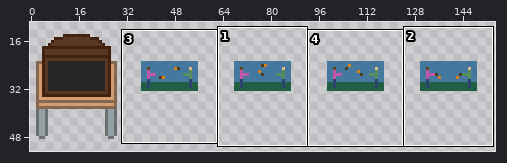
One commit to this sprite sheet: sprites/stations/television/tube/ns.png. The picture above shows the old version from afar; the outline marks the close-up.
Close-up. The starting point:
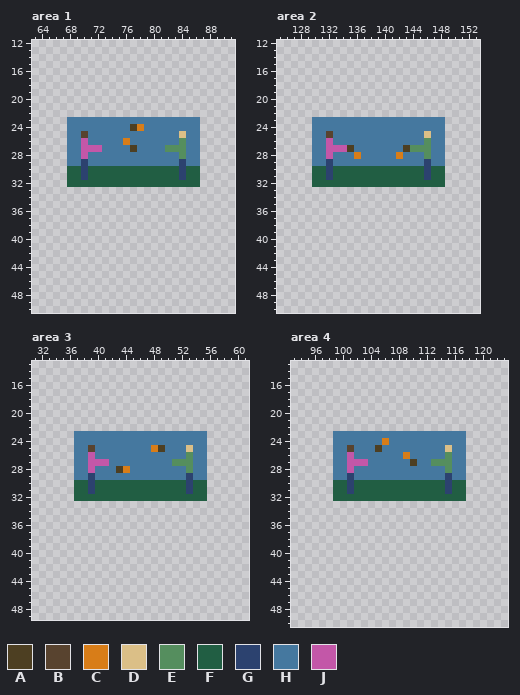
The file is 155x62 pixels. Shown: area 1: x 63..91, y 12..50; area 2: x 125..153, y 12..50; area 3: x 31..61, y 13..49; area 4: x 93..123, y 13..50. The old version is drawn lined up with the new one. The wide view leaves out empty margins.
Palette (. is transparent): A #4d3f22  B #58432f  C #d87d18  D #dbbf87  E #558e5e  F #215e43  G #2c426f  H #45789f  J #c357a8
Pixels before, area 1, first column x 68:
23 HHHHHHHHHHHHHHHHHHH
24 HHHHHHHHHACHHHHHHHH
25 HHBHHHHHHHHHHHHHDHH
26 HHJHHHHHCHHHHHHHEHH
27 HHJJJHHHHAHHHHEEEHH
28 HHJHHHHHHHHHHHHHEHH
29 HHGHHHHHHHHHHHHHGHH
30 FFGFFFFFFFFFFFFFGFF
31 FFGFFFFFFFFFFFFFGFF
32 FFFFFFFFFFFFFFFFFFF
Pixels before, area 2, first column x 130:
23 HHHHHHHHHHHHHHHHHHH
24 HHHHHHHHHHHHHHHHHHH
25 HHBHHHHHHHHHHHHHDHH
26 HHJHHHHHHHHHHHHHEHH
27 HHJJJAHHHHHHHAEEEHH
28 HHJHHHCHHHHHCHHHEHH
29 HHGHHHHHHHHHHHHHGHH
30 FFGFFFFFFFFFFFFFGFF
31 FFGFFFFFFFFFFFFFGFF
32 FFFFFFFFFFFFFFFFFFF
Pixels before, area 3, first column x 37:
23 HHHHHHHHHHHHHHHHHHH
24 HHHHHHHHHHHHHHHHHHH
25 HHBHHHHHHHHCAHHHDHH
26 HHJHHHHHHHHHHHHHEHH
27 HHJJJHHHHHHHHHEEEHH
28 HHJHHHACHHHHHHHHEHH
29 HHGHHHHHHHHHHHHHGHH
30 FFGFFFFFFFFFFFFFGFF
31 FFGFFFFFFFFFFFFFGFF
32 FFFFFFFFFFFFFFFFFFF
Pixels before, area 4, first column x 99:
23 HHHHHHHHHHHHHHHHHHH
24 HHHHHHHCHHHHHHHHHHH
25 HHBHHHAHHHHHHHHHDHH
26 HHJHHHHHHHCHHHHHEHH
27 HHJJJHHHHHHAHHEEEHH
28 HHJHHHHHHHHHHHHHEHH
29 HHGHHHHHHHHHHHHHGHH
30 FFGFFFFFFFFFFFFFGFF
31 FFGFFFFFFFFFFFFFGFF
32 FFFFFFFFFFFFFFFFFFF
After:
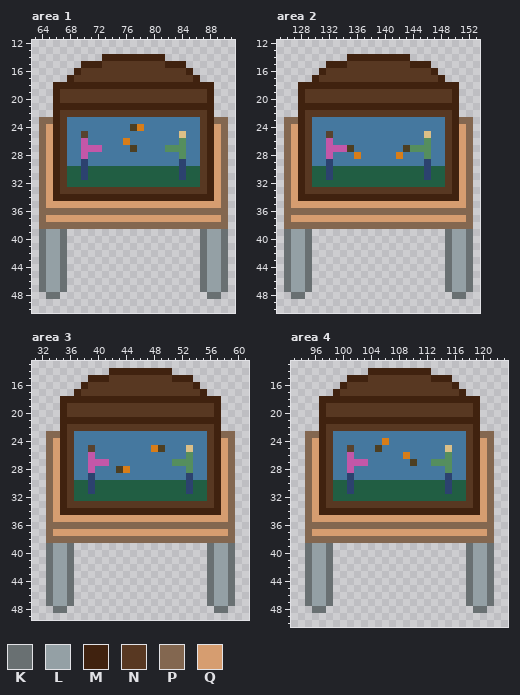
Colours new in this view: K #697072  L #94a0a5  M #40220f  N #583822  P #836750  Q #d69d70
The exact change:
whole drawing moved by +0,-11 (the old picture is shown already moved)
Changed rows in their new state; - is an unchanged pixel.
Area 1:
first column x 64:
14 ---------MMMMMMMMM---------
15 ------MMMNNNNNNNNNMMM------
16 -----MNNNNNNNNNNNNNNNM-----
17 ----MNNNNNNNNNNNNNNNNNM----
18 --MMMMMMMMMMMMMMMMMMMMMMM--
19 --MNNNNNNNNNNNNNNNNNNNNNM--
20 --MNNNNNNNNNNNNNNNNNNNNNM--
21 --MMMMMMMMMMMMMMMMMMMMMMM--
22 --MNNNNNNNNNNNNNNNNNNNNNM--
23 PPMN-------------------NMPP
24 PQMN-------------------NMQP
25 PQMN-------------------NMQP
26 PQMN-------------------NMQP
27 PQMN-------------------NMQP
28 PQMN-------------------NMQP
29 PQMN-------------------NMQP
30 PQMN-------------------NMQP
31 PQMN-------------------NMQP
32 PQMN-------------------NMQP
33 PQMNNNNNNNNNNNNNNNNNNNNNMQP
34 PQMMMMMMMMMMMMMMMMMMMMMMMQP
35 PQQQQQQQQQQQQQQQQQQQQQQQQQP
36 PPPPPPPPPPPPPPPPPPPPPPPPPPP
37 PQQQQQQQQQQQQQQQQQQQQQQQQQP
38 PPPPPPPPPPPPPPPPPPPPPPPPPPP
39 KLLK-------------------KLLK
40 KLLK-------------------KLLK
41 KLLK-------------------KLLK
42 KLLK-------------------KLLK
43 KLLK-------------------KLLK
44 KLLK-------------------KLLK
45 KLLK-------------------KLLK
46 KLLK-------------------KLLK
47 KLLK-------------------KLLK
48 -KK---------------------KK-
Area 2:
first column x 126:
14 ---------MMMMMMMMM---------
15 ------MMMNNNNNNNNNMMM------
16 -----MNNNNNNNNNNNNNNNM-----
17 ----MNNNNNNNNNNNNNNNNNM----
18 --MMMMMMMMMMMMMMMMMMMMMMM--
19 --MNNNNNNNNNNNNNNNNNNNNNM--
20 --MNNNNNNNNNNNNNNNNNNNNNM--
21 --MMMMMMMMMMMMMMMMMMMMMMM--
22 --MNNNNNNNNNNNNNNNNNNNNNM--
23 PPMN-------------------NMPP
24 PQMN-------------------NMQP
25 PQMN-------------------NMQP
26 PQMN-------------------NMQP
27 PQMN-------------------NMQP
28 PQMN-------------------NMQP
29 PQMN-------------------NMQP
30 PQMN-------------------NMQP
31 PQMN-------------------NMQP
32 PQMN-------------------NMQP
33 PQMNNNNNNNNNNNNNNNNNNNNNMQP
34 PQMMMMMMMMMMMMMMMMMMMMMMMQP
35 PQQQQQQQQQQQQQQQQQQQQQQQQQP
36 PPPPPPPPPPPPPPPPPPPPPPPPPPP
37 PQQQQQQQQQQQQQQQQQQQQQQQQQP
38 PPPPPPPPPPPPPPPPPPPPPPPPPPP
39 KLLK-------------------KLLK
40 KLLK-------------------KLLK
41 KLLK-------------------KLLK
42 KLLK-------------------KLLK
43 KLLK-------------------KLLK
44 KLLK-------------------KLLK
45 KLLK-------------------KLLK
46 KLLK-------------------KLLK
47 KLLK-------------------KLLK
48 -KK---------------------KK-
Area 3:
first column x 33:
14 ---------MMMMMMMMM---------
15 ------MMMNNNNNNNNNMMM------
16 -----MNNNNNNNNNNNNNNNM-----
17 ----MNNNNNNNNNNNNNNNNNM----
18 --MMMMMMMMMMMMMMMMMMMMMMM--
19 --MNNNNNNNNNNNNNNNNNNNNNM--
20 --MNNNNNNNNNNNNNNNNNNNNNM--
21 --MMMMMMMMMMMMMMMMMMMMMMM--
22 --MNNNNNNNNNNNNNNNNNNNNNM--
23 PPMN-------------------NMPP
24 PQMN-------------------NMQP
25 PQMN-------------------NMQP
26 PQMN-------------------NMQP
27 PQMN-------------------NMQP
28 PQMN-------------------NMQP
29 PQMN-------------------NMQP
30 PQMN-------------------NMQP
31 PQMN-------------------NMQP
32 PQMN-------------------NMQP
33 PQMNNNNNNNNNNNNNNNNNNNNNMQP
34 PQMMMMMMMMMMMMMMMMMMMMMMMQP
35 PQQQQQQQQQQQQQQQQQQQQQQQQQP
36 PPPPPPPPPPPPPPPPPPPPPPPPPPP
37 PQQQQQQQQQQQQQQQQQQQQQQQQQP
38 PPPPPPPPPPPPPPPPPPPPPPPPPPP
39 KLLK-------------------KLLK
40 KLLK-------------------KLLK
41 KLLK-------------------KLLK
42 KLLK-------------------KLLK
43 KLLK-------------------KLLK
44 KLLK-------------------KLLK
45 KLLK-------------------KLLK
46 KLLK-------------------KLLK
47 KLLK-------------------KLLK
48 -KK---------------------KK-
Area 4:
first column x 95:
14 ---------MMMMMMMMM---------
15 ------MMMNNNNNNNNNMMM------
16 -----MNNNNNNNNNNNNNNNM-----
17 ----MNNNNNNNNNNNNNNNNNM----
18 --MMMMMMMMMMMMMMMMMMMMMMM--
19 --MNNNNNNNNNNNNNNNNNNNNNM--
20 --MNNNNNNNNNNNNNNNNNNNNNM--
21 --MMMMMMMMMMMMMMMMMMMMMMM--
22 --MNNNNNNNNNNNNNNNNNNNNNM--
23 PPMN-------------------NMPP
24 PQMN-------------------NMQP
25 PQMN-------------------NMQP
26 PQMN-------------------NMQP
27 PQMN-------------------NMQP
28 PQMN-------------------NMQP
29 PQMN-------------------NMQP
30 PQMN-------------------NMQP
31 PQMN-------------------NMQP
32 PQMN-------------------NMQP
33 PQMNNNNNNNNNNNNNNNNNNNNNMQP
34 PQMMMMMMMMMMMMMMMMMMMMMMMQP
35 PQQQQQQQQQQQQQQQQQQQQQQQQQP
36 PPPPPPPPPPPPPPPPPPPPPPPPPPP
37 PQQQQQQQQQQQQQQQQQQQQQQQQQP
38 PPPPPPPPPPPPPPPPPPPPPPPPPPP
39 KLLK-------------------KLLK
40 KLLK-------------------KLLK
41 KLLK-------------------KLLK
42 KLLK-------------------KLLK
43 KLLK-------------------KLLK
44 KLLK-------------------KLLK
45 KLLK-------------------KLLK
46 KLLK-------------------KLLK
47 KLLK-------------------KLLK
48 -KK---------------------KK-
Pixel boxes of the changes (left, top, right, bottom) in both close-ups:
added: (39, 54, 228, 299)
added: (284, 54, 473, 299)
added: (46, 368, 235, 613)
added: (305, 368, 494, 613)
